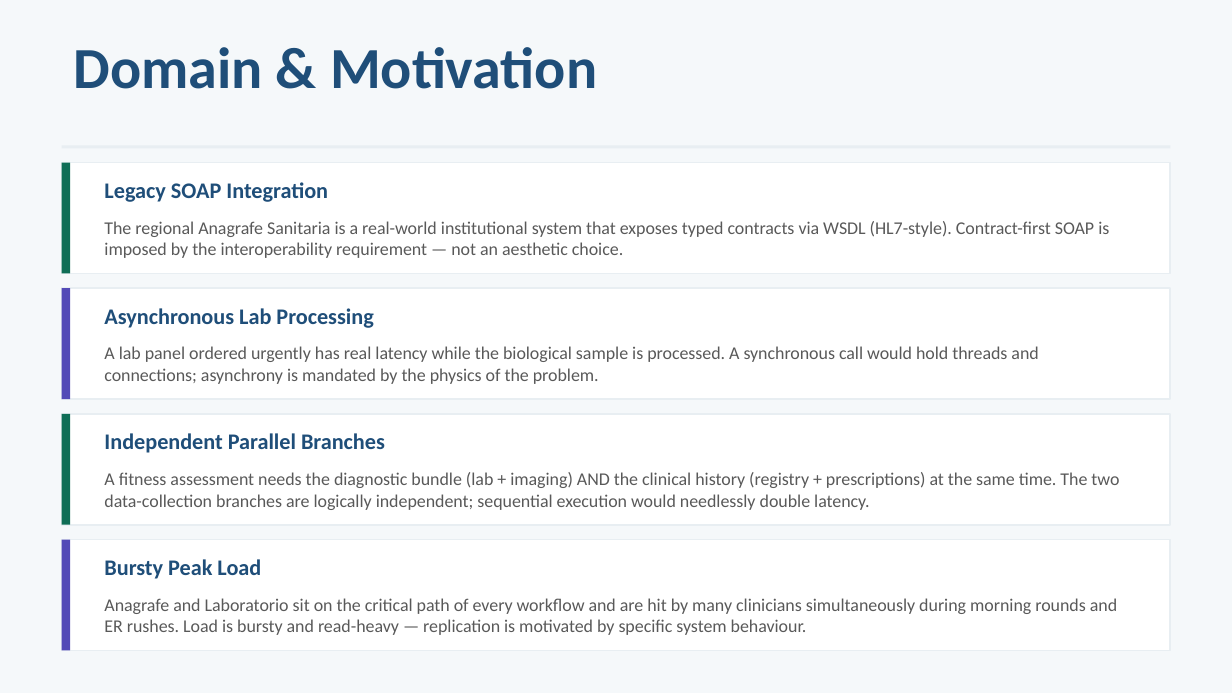
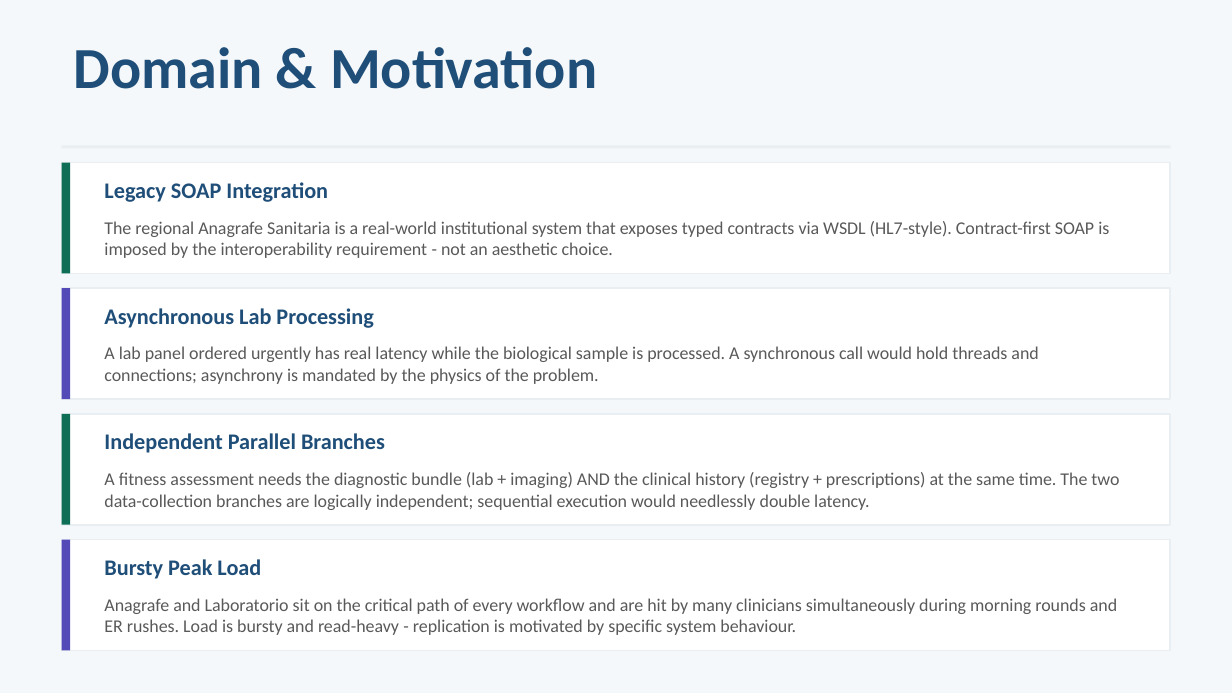
Before and after one commit to ediscota/Healthsoa, a slide deck: slide 3 of docs/HealthSOA_Presentation.pptx. Drawn at 1232x693 pixels with LibreOffice and Linux fonts; fonts in the diff are those of the drawing. Boxes give left, top, right and bottom in pixels: in the first picture for what was removed or moved away, otherwise in the second. Text is boxed around its words. In the diff, an @@ line names an element or a change of style, - is before the commit and + after.

```diff
--- a/docs/HealthSOA_Presentation.pptx
+++ b/docs/HealthSOA_Presentation.pptx
@@ text at <box>104,221,1109,258</box>: text changed @@
-The regional Anagrafe Sanitaria is a real-world institutional system that exposes typed contracts via WSDL (HL7-style). Contract-first SOAP is imposed by the interoperability requirement — not an aesthetic choice.
+The regional Anagrafe Sanitaria is a real-world institutional system that exposes typed contracts via WSDL (HL7-style). Contract-first SOAP is imposed by the interoperability requirement - not an aesthetic choice.
@@ text at <box>104,598,1117,635</box>: text changed @@
-Anagrafe and Laboratorio sit on the critical path of every workflow and are hit by many clinicians simultaneously during morning rounds and ER rushes. Load is bursty and read-heavy — replication is motivated by specific system behaviour.
+Anagrafe and Laboratorio sit on the critical path of every workflow and are hit by many clinicians simultaneously during morning rounds and ER rushes. Load is bursty and read-heavy - replication is motivated by specific system behaviour.
```
Also in this commit, not shown: 14 other slides changed, 8 other files.
